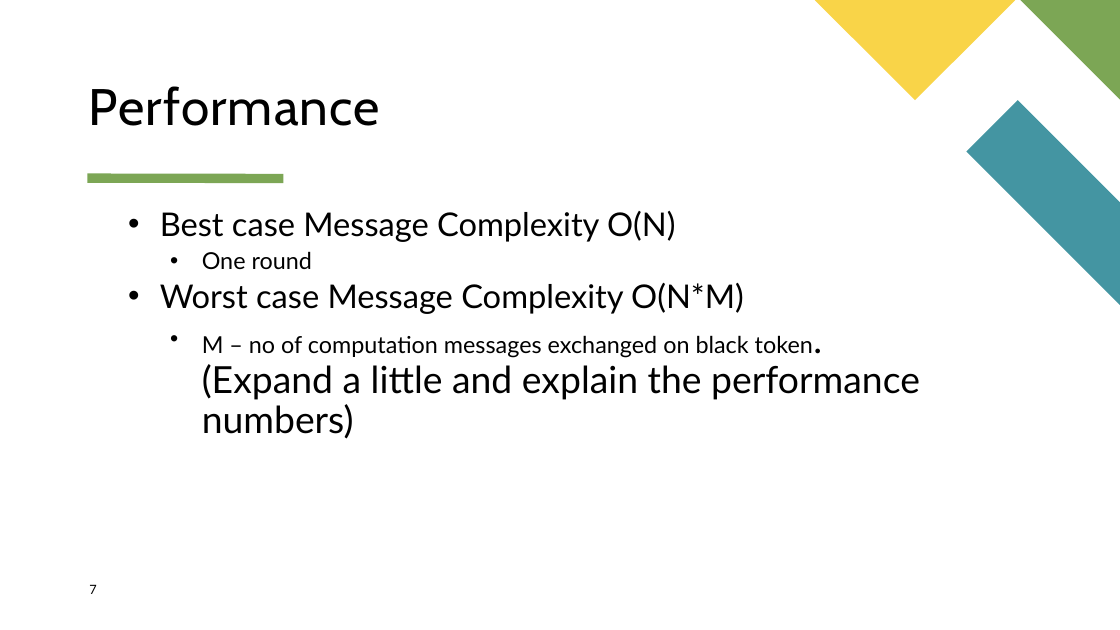
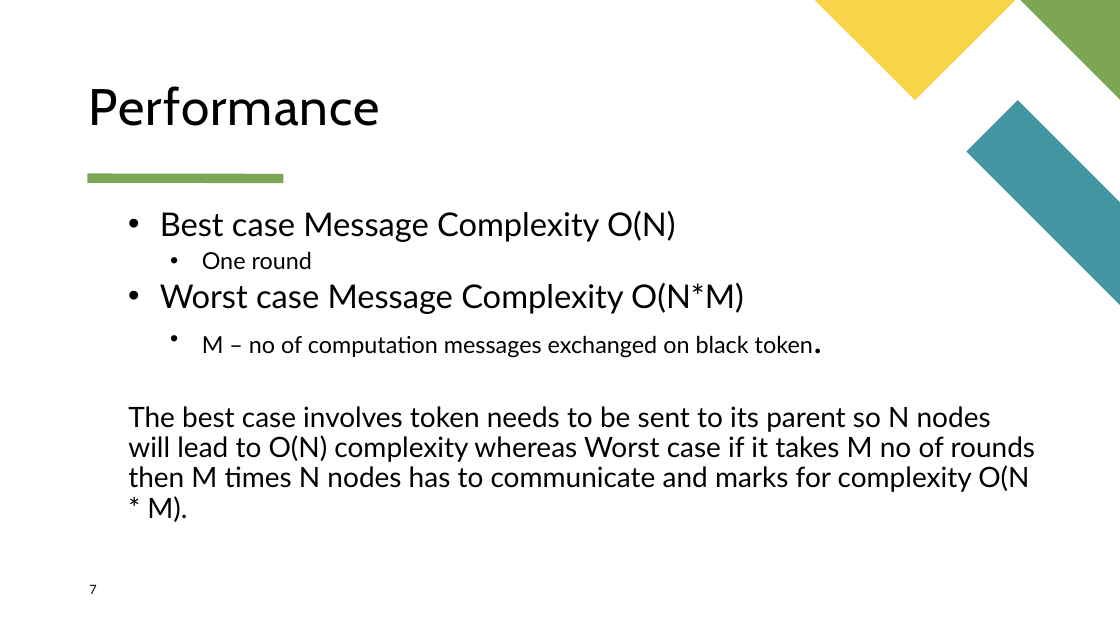
Before and after one commit to adisarip/DS_Project, a slide deck: slide 7 of presentation/Presentation.pptx. Drawn at 1120x630 pixels with LibreOffice and Linux fonts; fonts in the diff are those of the drawing. Boxes give left, top, right and bottom in pixels: in the first picture for what was removed or moved away, otherwise in the second. Text is boxed around its words. In the diff, an @@ line names an element or a change of style, - is before the commit and + after.

```diff
--- a/presentation/Presentation.pptx
+++ b/presentation/Presentation.pptx
@@ text at bbox=[128, 335, 1036, 522]: text changed; size 32 to 24 pt @@
-    • M – no of computation messages exchanged on black token.
-      (Expand a little and explain the performance numbers)
+    • M – no of computation messages exchanged on black token.
+  The best case involves token needs to be sent to its parent so N nodes will lead to O(N) complexity whereas Worst case if it takes M no of rounds then M times N nodes has to communicate and marks for complexity O(N * M).
```
